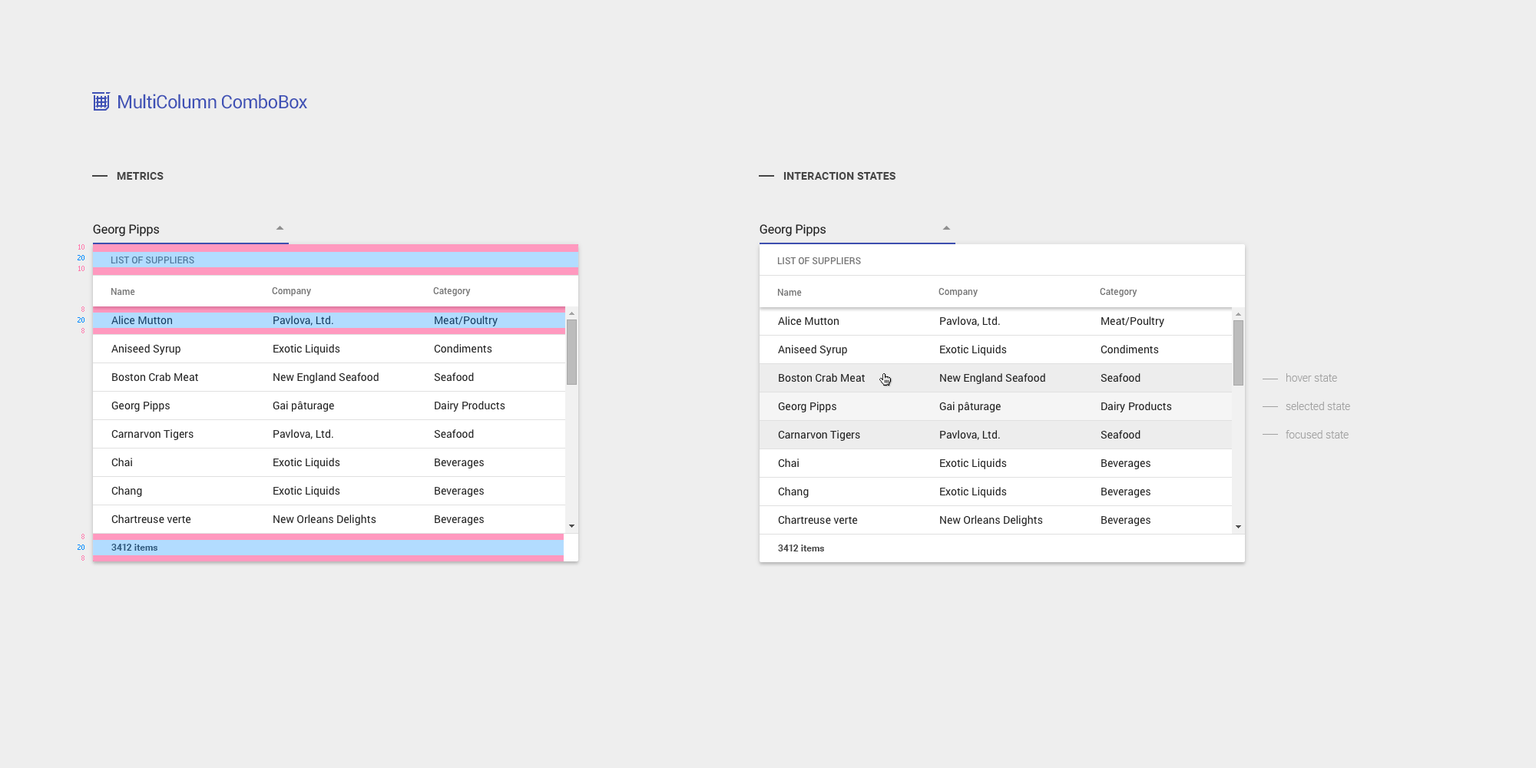
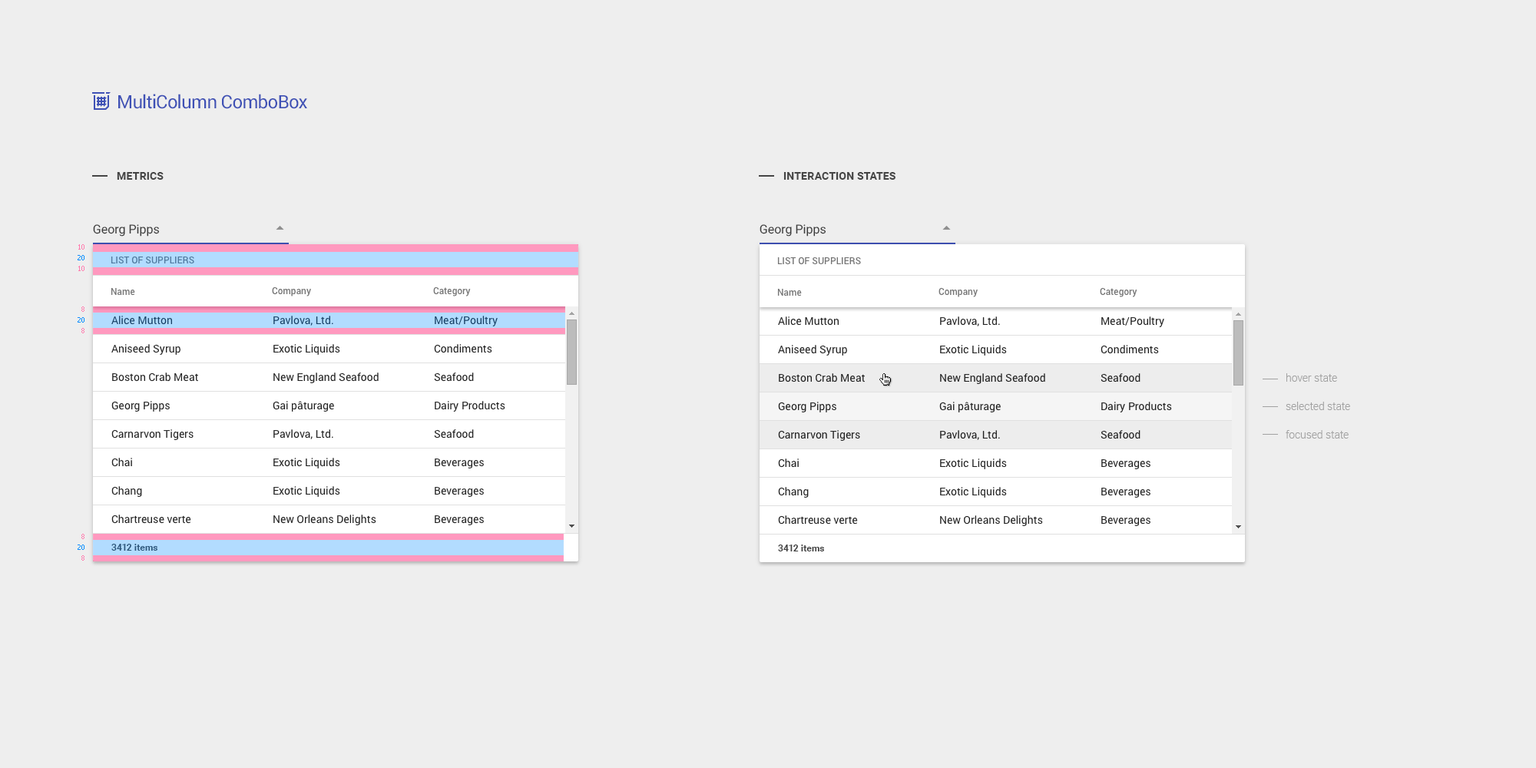
Layers edited between the first and the second w=1536, h=768 image:
painted on "multicolumn-combobox" over [93, 95, 110, 111]
